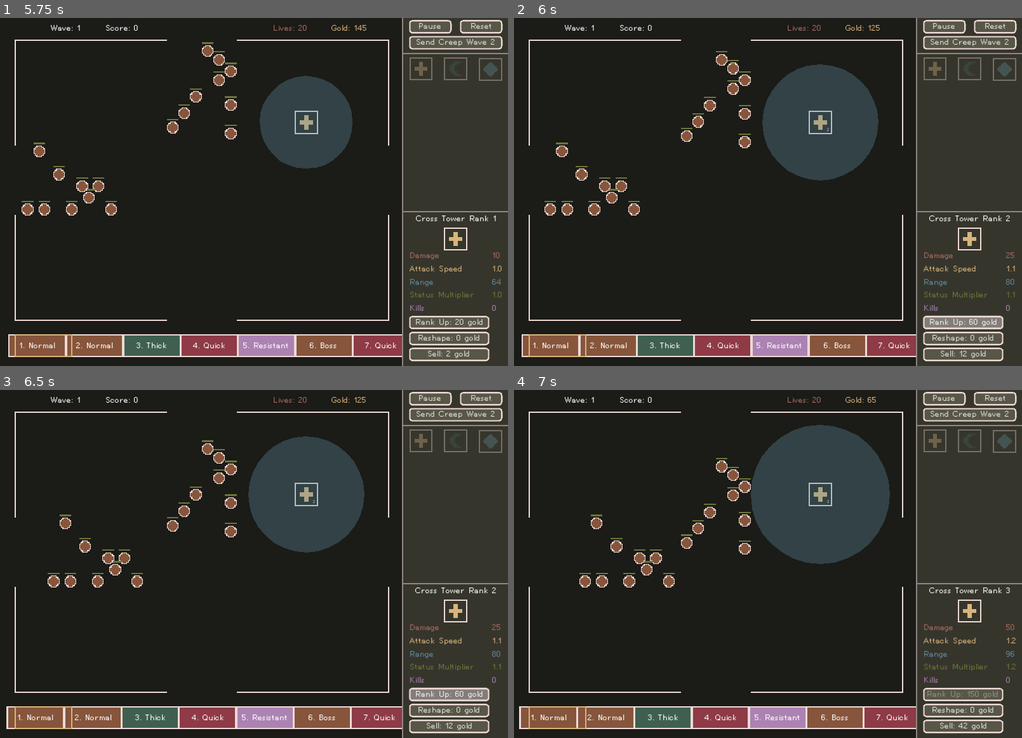
Above: before the commit, frames 1-4 (two rows, left to right).
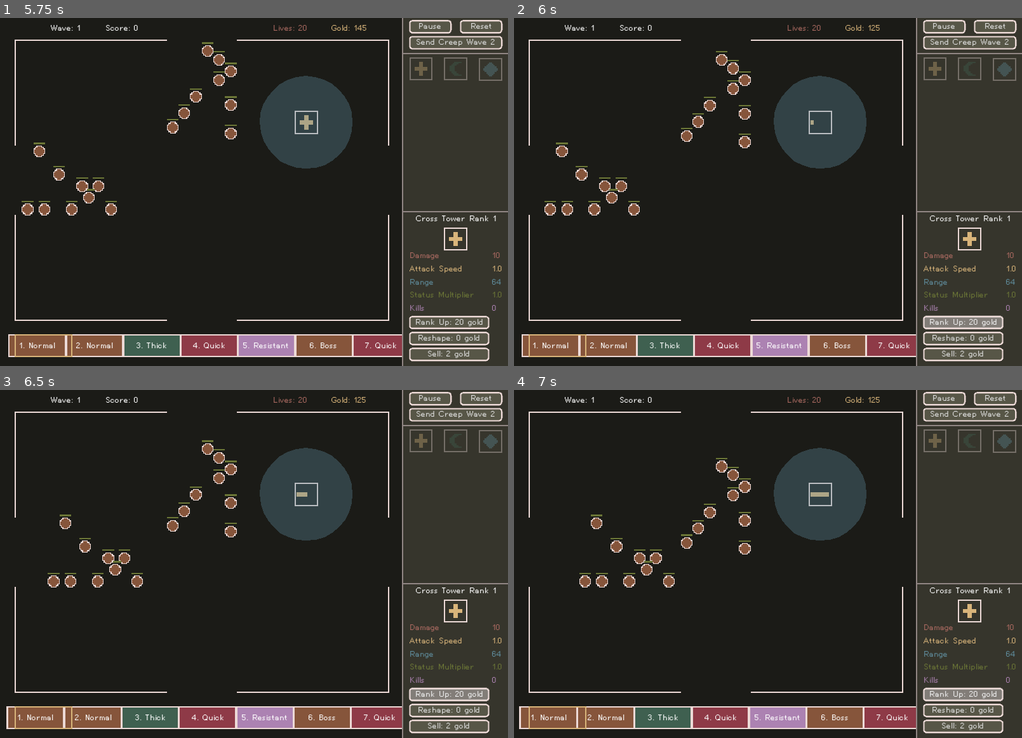
Above: after the commit, the same moments.

Repository: nolenroyalty/ReShape-TD
Game: Godot game, scene res://Main.tscn
The game is run twice, just before and just after one commit, with the same random seed, the same clock (stepped at 60 frames per second) and the same inputs.
Inputs (mouse positions are in pixels of both pictures, inside the frame that each line leads up to):
- Up to frame 1 (5.75 s): click "Start" at 0.5 s; click "Got It!" at 1.25 s; click "Start" at 2 s; click (5, 209) at 2.77 s; move the mouse to (203, 181) at 3.52 s; hold U (upgrade_tower) 3.53-4.28 s; hold Shift (continue_building) 3.53-4.28 s; click (203, 181) at 3.67 s; move the mouse to (152, 209) at 4.27 s; tap R (reshape_tower) at 4.35 s; click (152, 209) at 4.42 s; move the mouse to (304, 115) at 5.02 s; hold U (upgrade_tower) from 5.03 s (still down); tap 1 (select_tower_1) at 5.1 s; click (304, 115) at 5.17 s
- Up to frame 2 (6 s): release U (upgrade_tower) at 5.75 s; click "Rank Up: 20 gold" at 5.75 s
- Up to frame 3 (6.5 s): no input
- Up to frame 4 (7 s): click "Rank Up: 60 gold" (after the commit: "Rank Up: 20 gold") at 6.5 s

Frame 1 is identical in both runs. In frame 2, 2.4% of the frame differs, in the area x 48-99%, y 13-98%; in frame 3, 2.4%; in frame 4, 5.5%, in the area x 46-99%, y 2-98%.

Commit message:
kill old hotkeys, add rank up animation

Diff:
--- a/battlefield/Battlefield.gd
+++ b/battlefield/Battlefield.gd
@@ -237,17 +237,6 @@
 
 	add_to_spawn_queue(CreepClass, number_of_creeps, level)
 
-func handle_keypresses__playing(_delta):
-	if State.debug and Input.is_action_just_pressed("DEBUG_SPAWN_WAVES"):
-		add_to_spawn_queue(QuickBoss, 1, 2)
-	if State.debug and Input.is_action_just_pressed("DEBUG_SPAWN_TEST"):
-		add_to_spawn_queue(Normal, 5, 1)
-		# spawn_waves(NormalBoss, 2, 1)
-		# spawn_waves(Thick, 2)
-	if State.debug and Input.is_action_just_pressed("DEBUG_REFRESH_RANGE"):
-		for child in get_tree().get_nodes_in_group("tower"):
-			child.refresh_range()
-
 func get_towers():
 	return get_tree().get_nodes_in_group("tower")
 
@@ -277,10 +266,9 @@
 		S.IN_MENU: pass
 		S.NOT_YET_STARTED: handle_event__not_started(event)
 
-func _process(delta):
+func _process(_delta):
 	match state:
 		S.PLAYING:
-			handle_keypresses__playing(delta)
 			if len(spawn_queue) > 0 and spawn_timer.is_stopped():
 				pop_from_spawn_queue()
 
--- a/globals/GlobalAudioState.gd
+++ b/globals/GlobalAudioState.gd
@@ -1,8 +1,8 @@
 extends Node2D
 
 # Stops us from playing an overwhelming number of sound effects
-const explosion_frequency = 0.125
-const shoot_frequency = 0.01
+const explosion_frequency = 0.3
+const shoot_frequency = 0.15
 
 onready var explosion_timer = $ExplosionTimer
 onready var shoot_timer = $ShootTimer
@@ -12,6 +12,7 @@
 		timer.start(threshold)
 		return true
 	else:
+		print("disallow")
 		return false
 
 func request_play_explosion():
--- a/project.godot
+++ b/project.godot
@@ -110,44 +110,9 @@
 "events": [ Object(InputEventKey,"resource_local_to_scene":false,"resource_name":"","device":0,"alt":false,"shift":false,"control":false,"meta":false,"command":false,"pressed":false,"scancode":78,"physical_scancode":0,"unicode":0,"echo":false,"script":null)
  ]
 }
-DEBUG_REFRESH_RANGE={
-"deadzone": 0.5,
-"events": [ Object(InputEventKey,"resource_local_to_scene":false,"resource_name":"","device":0,"alt":false,"shift":false,"control":false,"meta":false,"command":false,"pressed":false,"scancode":88,"physical_scancode":0,"unicode":0,"echo":false,"script":null)
- ]
-}
-DEBUG_SPAWN_SINGLE_CREEP__HORIZONTAL={
-"deadzone": 0.5,
-"events": [ Object(InputEventKey,"resource_local_to_scene":false,"resource_name":"","device":0,"alt":false,"shift":false,"control":false,"meta":false,"command":false,"pressed":false,"scancode":44,"physical_scancode":0,"unicode":0,"echo":false,"script":null)
- ]
-}
-DEBUG_SPAWN_SINGLE_CREEP__VERTICAL={
-"deadzone": 0.5,
-"events": [ Object(InputEventKey,"resource_local_to_scene":false,"resource_name":"","device":0,"alt":false,"shift":false,"control":false,"meta":false,"command":false,"pressed":false,"scancode":46,"physical_scancode":0,"unicode":0,"echo":false,"script":null)
- ]
-}
-DEBUG_SPAWN_WAVES={
-"deadzone": 0.51,
-"events": [ Object(InputEventKey,"resource_local_to_scene":false,"resource_name":"","device":0,"alt":false,"shift":false,"control":false,"meta":false,"command":false,"pressed":false,"scancode":90,"physical_scancode":0,"unicode":0,"echo":false,"script":null)
- ]
-}
-DEBUG_SPAWN_TEST={
-"deadzone": 0.5,
-"events": [ Object(InputEventKey,"resource_local_to_scene":false,"resource_name":"","device":0,"alt":false,"shift":false,"control":false,"meta":false,"command":false,"pressed":false,"scancode":88,"physical_scancode":0,"unicode":0,"echo":false,"script":null)
- ]
-}
 DEBUG_GIVE_GOLD={
 "deadzone": 0.5,
-"events": [ Object(InputEventKey,"resource_local_to_scene":false,"resource_name":"","device":0,"alt":false,"shift":false,"control":true,"meta":true,"command":true,"pressed":false,"scancode":65,"physical_scancode":0,"unicode":0,"echo":false,"script":null)
- ]
-}
-DEBUG_ADVANCE={
-"deadzone": 0.5,
-"events": [ Object(InputEventKey,"resource_local_to_scene":false,"resource_name":"","device":0,"alt":false,"shift":false,"control":true,"meta":true,"command":true,"pressed":false,"scancode":47,"physical_scancode":0,"unicode":0,"echo":false,"script":null)
- ]
-}
-DEBUG_START={
-"deadzone": 0.5,
-"events": [ Object(InputEventKey,"resource_local_to_scene":false,"resource_name":"","device":0,"alt":false,"shift":false,"control":true,"meta":true,"command":true,"pressed":false,"scancode":66,"physical_scancode":0,"unicode":0,"echo":false,"script":null)
+"events": [ Object(InputEventKey,"resource_local_to_scene":false,"resource_name":"","device":0,"alt":false,"shift":false,"control":true,"meta":false,"command":true,"pressed":false,"scancode":65,"physical_scancode":0,"unicode":0,"echo":false,"script":null)
  ]
 }
 continue_building={
@@ -177,7 +142,7 @@
 }
 DEBUG_VALIDATE_ASTAR={
 "deadzone": 0.5,
-"events": [ Object(InputEventKey,"resource_local_to_scene":false,"resource_name":"","device":0,"alt":false,"shift":false,"control":true,"meta":true,"command":true,"pressed":false,"scancode":81,"physical_scancode":0,"unicode":0,"echo":false,"script":null)
+"events": [ Object(InputEventKey,"resource_local_to_scene":false,"resource_name":"","device":0,"alt":false,"shift":false,"control":true,"meta":false,"command":true,"pressed":false,"scancode":81,"physical_scancode":0,"unicode":0,"echo":false,"script":null)
  ]
 }
 
--- a/towers/Bullet.gd
+++ b/towers/Bullet.gd
@@ -84,7 +84,7 @@
 func maybe_play_explosion_sound():
 	if GlobalAudio.request_play_explosion():
 		audio.stream = EXPLOSION_SOUND
-		audio.volume_db = -20.0
+		audio.volume_db = -30.0
 		audio.play()
 
 func explode():
--- a/towers/Tower.gd
+++ b/towers/Tower.gd
@@ -34,6 +34,7 @@
 var gold_spent = 0
 var generous_stacks = 0
 var began_selling = false
+var leveling_up = false
 
 func acquire_target(target_):
 	target = target_
@@ -93,12 +94,12 @@
 	return shot_timer.is_stopped()
 
 func can_shoot():
-	return shooting_off_cooldown() and valid_target(target) and not began_selling
+	return shooting_off_cooldown() and valid_target(target) and not began_selling and not leveling_up
 
 func maybe_play_shoot_sound():
 	if GlobalAudio.request_play_shoot():
 		audio.stream = SHOOT_SOUND
-		audio.volume_db = -22.5
+		audio.volume_db = -30
 		audio.play()
 
 func try_to_shoot():
@@ -147,14 +148,42 @@
 	if full_value: return int(val)
 	else: return int(val / 2.0)
 
-func level_up():
-	gold_spent += rank_up_cost()
+func actually_level_up():
+	leveling_up = false
 	my_stats.level_up()
 	$Level.text = "%s" % [my_stats.LEVEL]
 	$Level.visible = true
 	refresh_range()
 	emit_signal("leveled_up")
 
+func handle_levelup_animation_finished(_rect, _key, tween):
+	tween.call_deferred("queue_free")
+	$Sprite.visible = true
+	$RankUpRect.visible = false
+	actually_level_up()
+
+func level_up():
+	if my_stats.LEVEL < C.MAX_LEVEL and not leveling_up and not began_selling:
+		if State.try_to_buy(rank_up_cost()):
+			leveling_up = true
+			gold_spent += rank_up_cost()
+			if not State.begun:
+				actually_level_up()
+			else:
+				var t = Tween.new()
+				$RankUpRect.rect_scale = U.v(0, 1)
+				$RankUpRect.visible = true
+				$Sprite.visible = false
+				match my_shape:
+					C.SHAPE.CROSS: $RankUpRect.color = C.YELLOW
+					C.SHAPE.DIAMOND: $RankUpRect.color = C.LIGHT_BLUE
+					C.SHAPE.CRESCENT: $RankUpRect.color = C.DARK_GREEN
+				add_child(t)
+				var time = my_stats.upgrade_time()
+				t.interpolate_property($RankUpRect, "rect_scale", null, U.v(1, 1), time, Tween.TRANS_LINEAR, Tween.EASE_OUT)
+				t.start()
+				t.connect("tween_completed", self, "handle_levelup_animation_finished", [t])
+
 func actually_sell(full_value = false):
 	State.add_gold(sell_value(full_value))
 	hide_range()
@@ -165,7 +194,7 @@
 	if name == "sold": actually_sell(full_value)
 
 func sell():
-	if began_selling:
+	if began_selling or leveling_up:
 		return
 
 	began_selling = true
--- a/towers/Tower.tscn
+++ b/towers/Tower.tscn
@@ -196,3 +196,11 @@
 margin_right = 32.0
 margin_bottom = 32.0
 mouse_filter = 2
+
+[node name="RankUpRect" type="ColorRect" parent="."]
+visible = false
+margin_left = 3.0
+margin_top = 13.0
+margin_right = 29.0
+margin_bottom = 19.0
+mouse_filter = 2
--- a/towers/Upgrades.gd
+++ b/towers/Upgrades.gd
@@ -225,6 +225,14 @@
 			4: return 1.5
 			5: return 2.0
 
+	func upgrade_time():
+		match LEVEL:
+			1: return 1.25
+			2: return 3.0
+			3: return 5.0
+			4: return 9.0
+			5: return 15.0
+
 	func set_generous_stacks(stacks):
 		_GENEROUS_STACKS = stacks
 		DAMAGE = level_damage() * generous_mult()
--- a/ui/IndividualTowerViewer.gd
+++ b/ui/IndividualTowerViewer.gd
@@ -64,8 +64,7 @@
 	var cost = tower.rank_up_cost()
 	if cost == null:
 		return
-	if State.try_to_buy(cost):
-		tower.level_up()
+	tower.level_up()
 
 func on_sell_button_pressed():
 	emit_signal("tower_sold")
--- a/ui/WaveDisplay.gd
+++ b/ui/WaveDisplay.gd
@@ -96,12 +96,6 @@
 	wave_line.reset()
 	init(all_waves)
 
-func _process(_delta):
-	if State.debug and Input.is_action_just_pressed("DEBUG_START"):
-		start()
-	if State.debug and Input.is_action_just_pressed("DEBUG_ADVANCE"):
-		advance_immediately()
-
 var n = C.CREEP_KIND.NORMAL
 var t = C.CREEP_KIND.THICK
 var r = C.CREEP_KIND.RESISTANT
